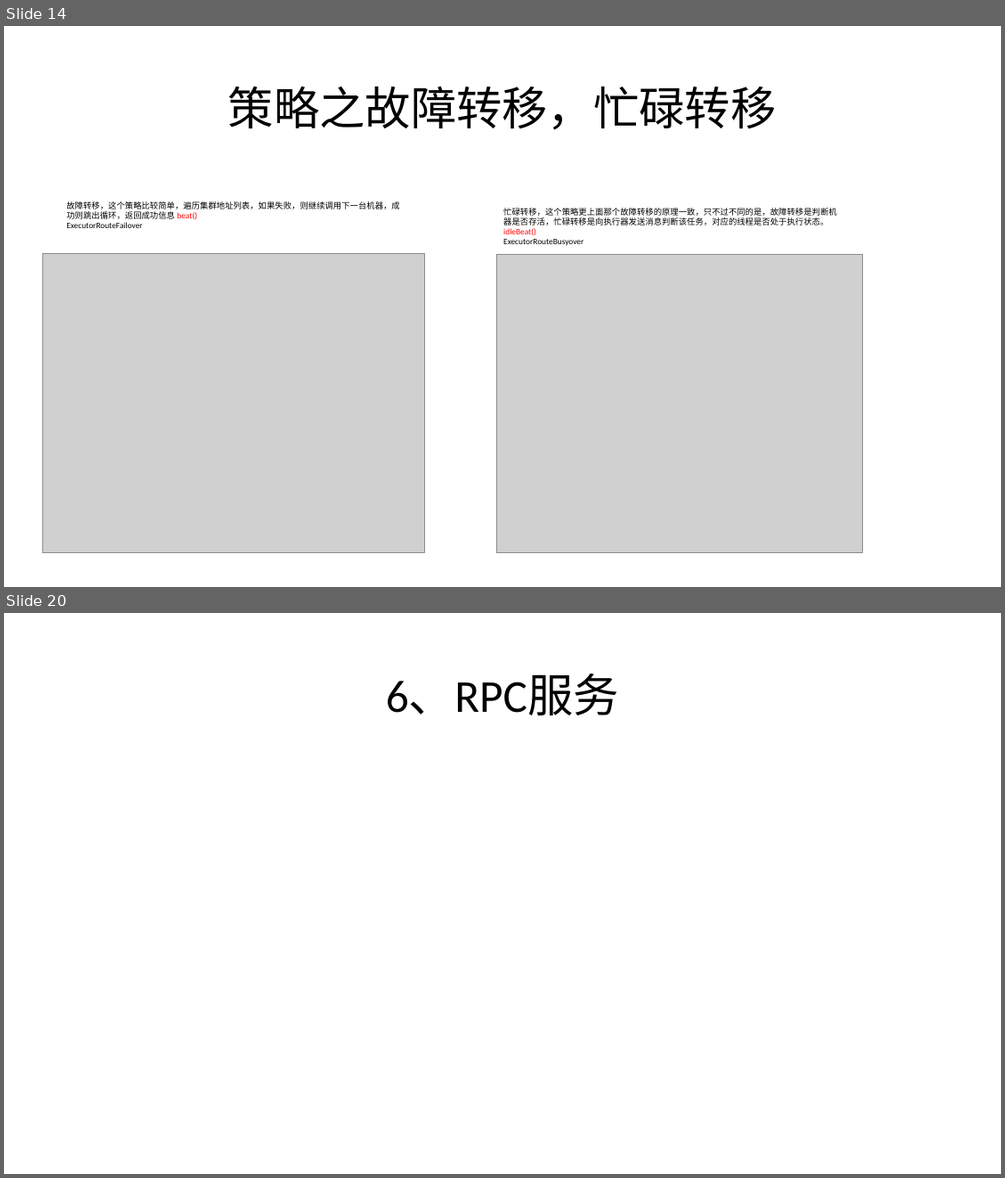
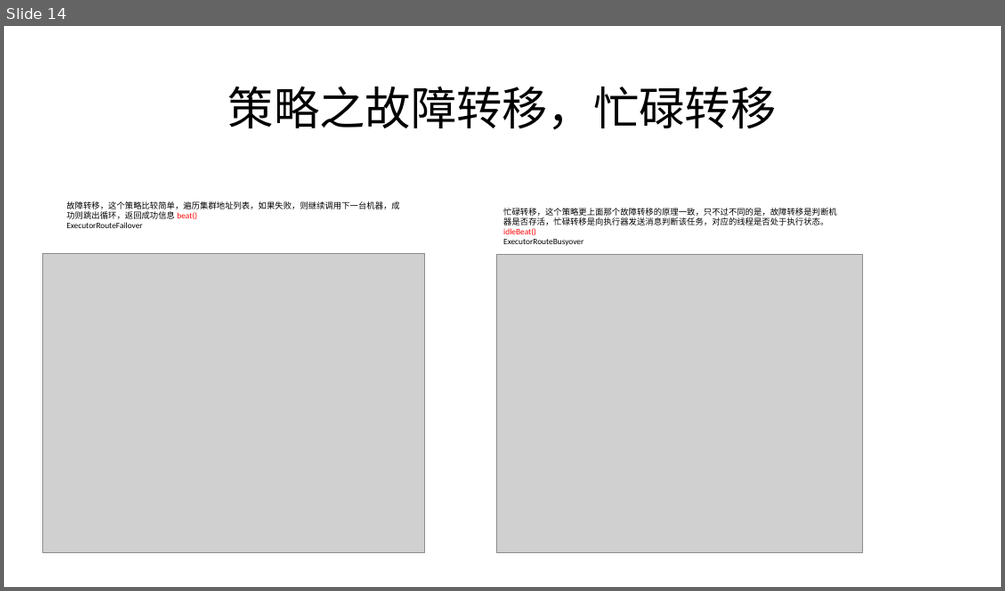
Before and after one commit to caideli1/doc, a slide deck: XXL-JOB技术分享.pptx. Shown one above the other, each under a label of ours: slides 14 and 20 before the commit, slide 14 after it; the slides between them are not shown. The pictures are 1005x1178 and 1005x591 pixels, drawn with LibreOffice and Linux fonts; fonts in the diff are those of the drawing; grey boxes stand for pictures. Boxes give left, top, right and bottom in pixels: in the first picture for what was removed or moved away, otherwise in the second. Text is boxed around its words. In the diff, an @@ line names an element or a change of style, - is before the commit and + after.

```diff
--- a/XXL-JOB技术分享.pptx
+++ b/XXL-JOB技术分享.pptx
@@ slide 20 removed at bbox=[4, 613, 1001, 1174], background #FFFFFF @@
@@ title removed at bbox=[386, 674, 619, 715] @@
-6、RPC服务
```
Also in this commit, not shown: 5 slides changed, 4 slides added.
